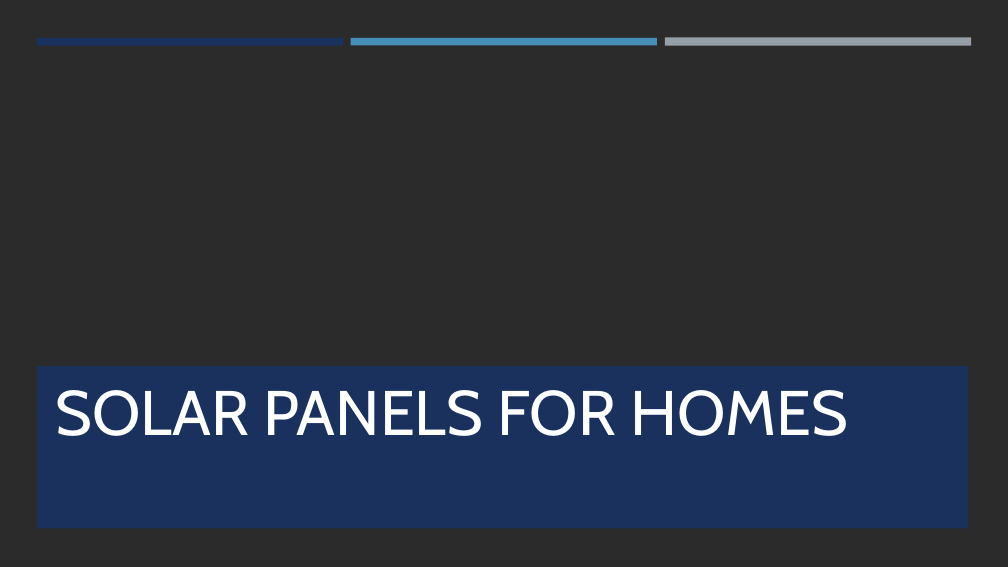
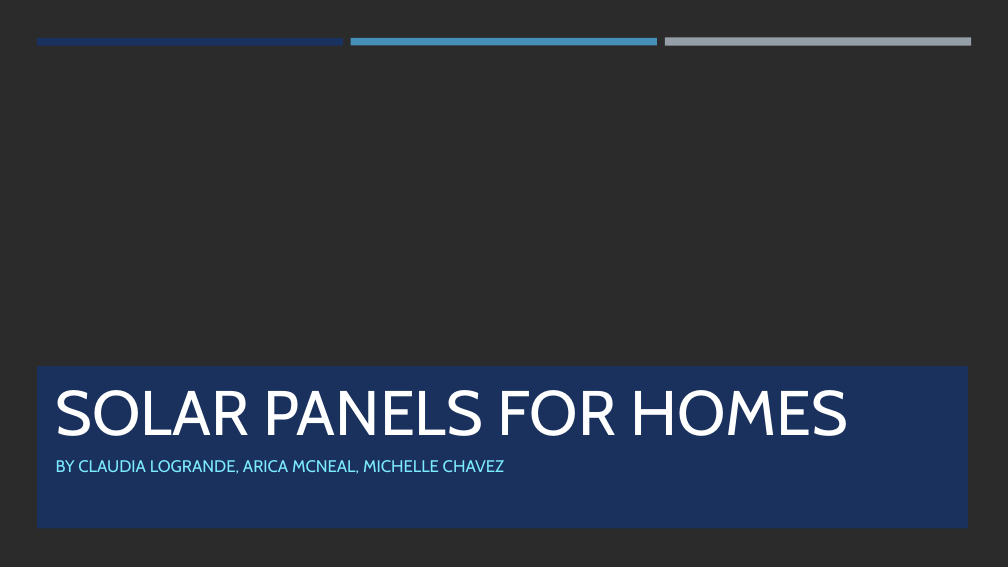
Before and after one commit to Claudy427/Final_Project, a slide deck: slide 1 of Solar Panels for homes.pptx. Drawn at 1008x567 pixels with LibreOffice and Linux fonts; fonts in the diff are those of the drawing; background and template pictures are left out; a plain dark background stands for a picture behind light text. Boxes give left, top, right and bottom in pixels: in the first picture for what was removed or moved away, otherwise in the second. Text is boxed around its words. In the diff, an @@ line names an element or a change of style, - is before the commit and + after.

```diff
--- a/Solar Panels for homes.pptx
+++ b/Solar Panels for homes.pptx
@@ subtitle added at <box>56,460,505,474</box>, 16 pt, text #7CEBFF @@
+BY CLAUDIA LOGRANDE, ARICA MCNEAL, MICHELLE CHAVEZ
```
Also in this commit, not shown: 5 slides added.
